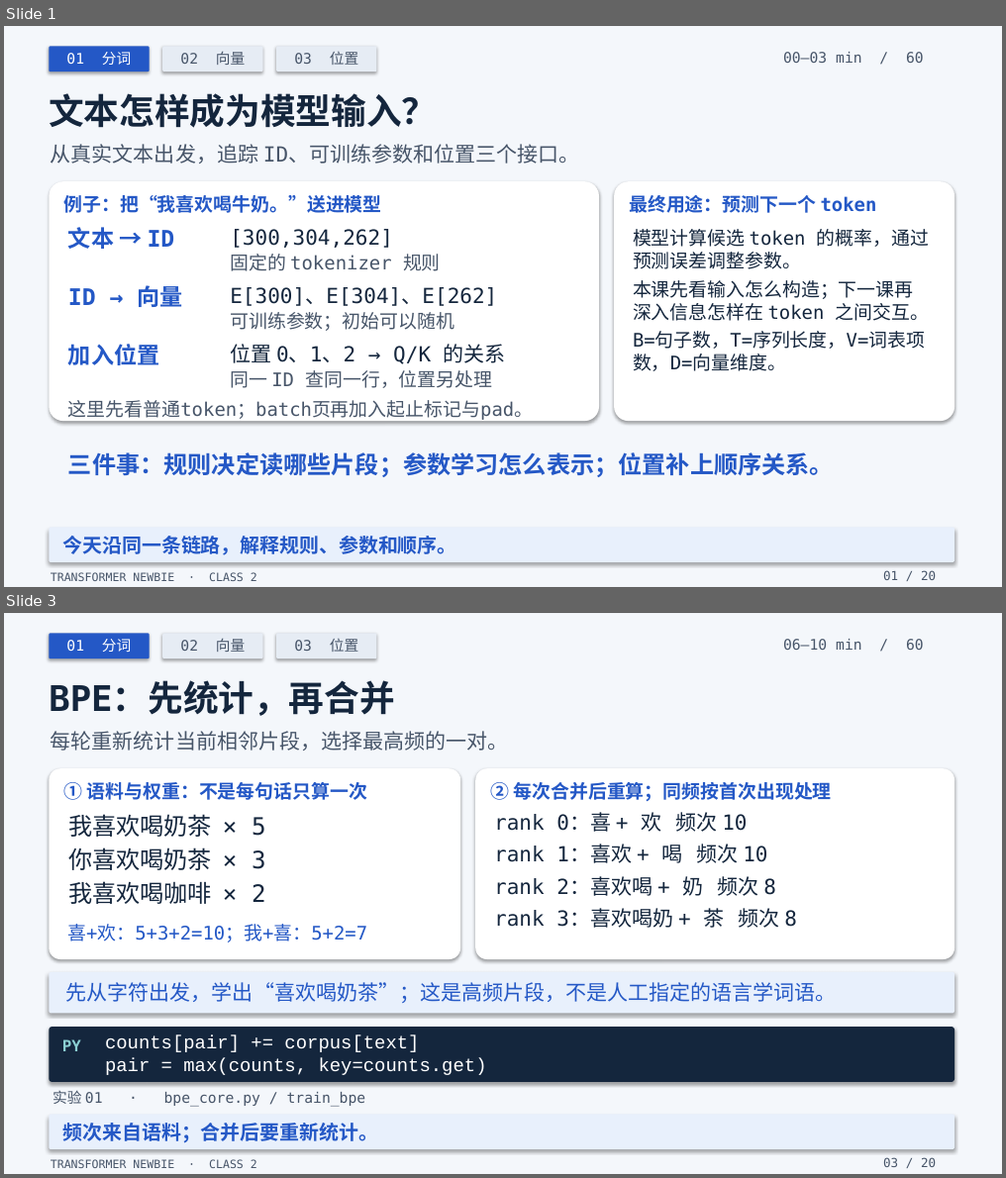
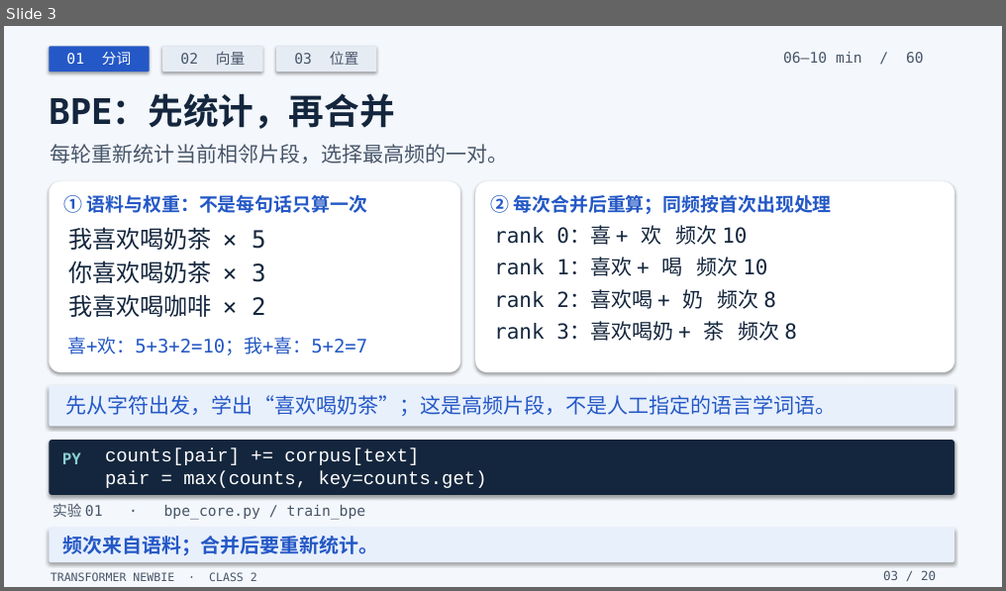
Before and after one commit to yangzy723/Transformer-Newbie, a slide deck: class2/class2_tokens_embeddings_positions.pptx. Shown one above the other, each under a label of ours: slides 1 and 3 before the commit, slide 3 after it; the slides between them are not shown. The pictures are 1006x1178 and 1006x591 pixels, drawn with LibreOffice and Linux fonts; fonts in the diff are those of the drawing. Boxes give left, top, right and bottom in pixels: in the first picture for what was removed or moved away, otherwise in the second. Text is boxed around its words. In the diff, an @@ line names an element or a change of style, - is before the commit and + after.

Commit message:
Connect class 2 opening to Transformer architecture and class 1 recap

```diff
--- a/class2/class2_tokens_embeddings_positions.pptx
+++ b/class2/class2_tokens_embeddings_positions.pptx
@@ slide 1 removed at (4, 26, 1002, 587), background #F7F5EF @@
@@ rectangle removed at (4, 26, 1002, 587) @@
@@ rounded rectangle removed at (49, 46, 150, 72) @@
@@ text removed at (66, 52, 131, 65) @@
-01 分词
@@ rounded rectangle removed at (162, 46, 263, 72) @@
@@ text removed at (180, 51, 245, 65) @@
-02 向量
@@ rounded rectangle removed at (276, 46, 377, 72) @@
@@ text removed at (294, 52, 358, 65) @@
-03 位置
@@ text removed at (783, 52, 924, 63) @@
-00–03 min / 60
@@ text removed at (49, 93, 437, 128) @@
-文本怎样成为模型输入？
@@ text removed at (51, 144, 580, 164) @@
-从真实文本出发，追踪 ID、可训练参数和位置三个接口。
@@ rounded rectangle removed at (49, 181, 599, 421) @@
@@ text removed at (63, 195, 381, 213) @@
-例子：把“我喜欢喝牛奶。”送进模型
@@ rounded rectangle removed at (614, 181, 954, 421) @@
@@ text removed at (629, 195, 877, 213) @@
-最终用途：预测下一个 token
@@ text removed at (68, 227, 175, 249) @@
-文本 → ID
@@ text removed at (230, 229, 393, 248) @@
-[300,304,262]
@@ text removed at (633, 229, 929, 270) @@
-模型计算候选 token 的概率，通过
-预测误差调整参数。
@@ text removed at (230, 254, 441, 272) @@
-固定的 tokenizer 规则
@@ text removed at (68, 285, 182, 307) @@
-ID → 向量
@@ text removed at (230, 287, 497, 306) @@
-E[300]、E[304]、E[262]
@@ text removed at (633, 280, 929, 321) @@
-本课先看输入怎么构造；下一课再
-深入信息怎样在 token 之间交互。
@@ text removed at (230, 312, 454, 331) @@
-可训练参数；初始可以随机
@@ text removed at (68, 344, 159, 366) @@
-加入位置
@@ text removed at (230, 344, 506, 365) @@
-位置 0、1、2 → Q/K 的关系
@@ text removed at (633, 332, 925, 372) @@
-B=句子数，T=序列长度，V=词表项
-数，D=向量维度。
@@ text removed at (230, 371, 492, 388) @@
-同一 ID 查同一行，位置另处理
@@ text removed at (68, 400, 533, 420) @@
-这里先看普通token；batch页再加入起止标记与pad。
@@ text removed at (68, 453, 834, 477) @@
-三件事：规则决定读哪些片段；参数学习怎么表示；位置补上顺序关系。
@@ rounded rectangle removed at (49, 528, 954, 563) @@
@@ text removed at (63, 536, 457, 556) @@
-今天沿同一条链路，解释规则、参数和顺序。
@@ text removed at (51, 572, 257, 581) @@
-TRANSFORMER NEWBIE · CLASS 2
@@ text removed at (883, 570, 936, 580) @@
-01 / 20
```
Also in this commit, not shown: 2 slides added, 1 other slide removed, 15 other files.
